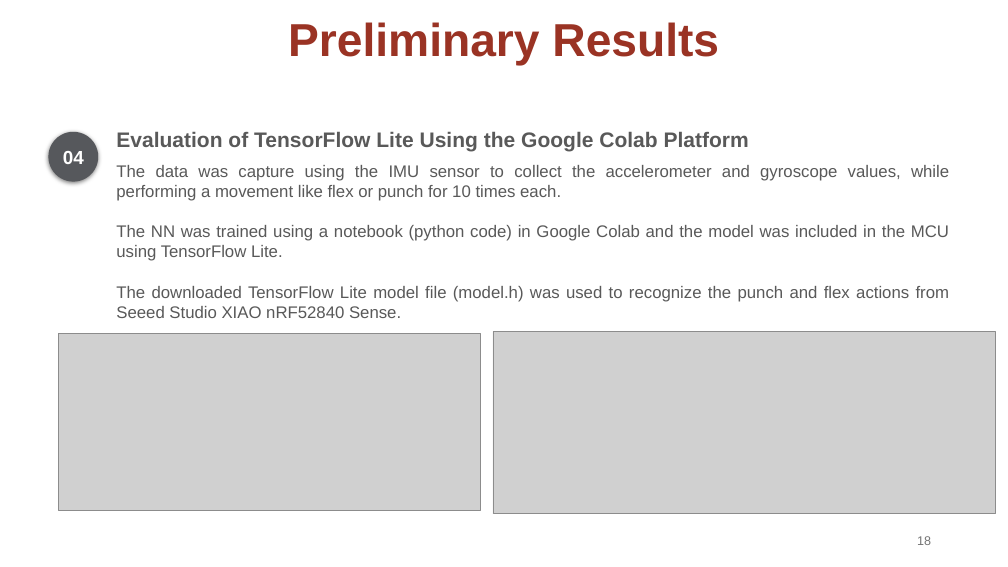
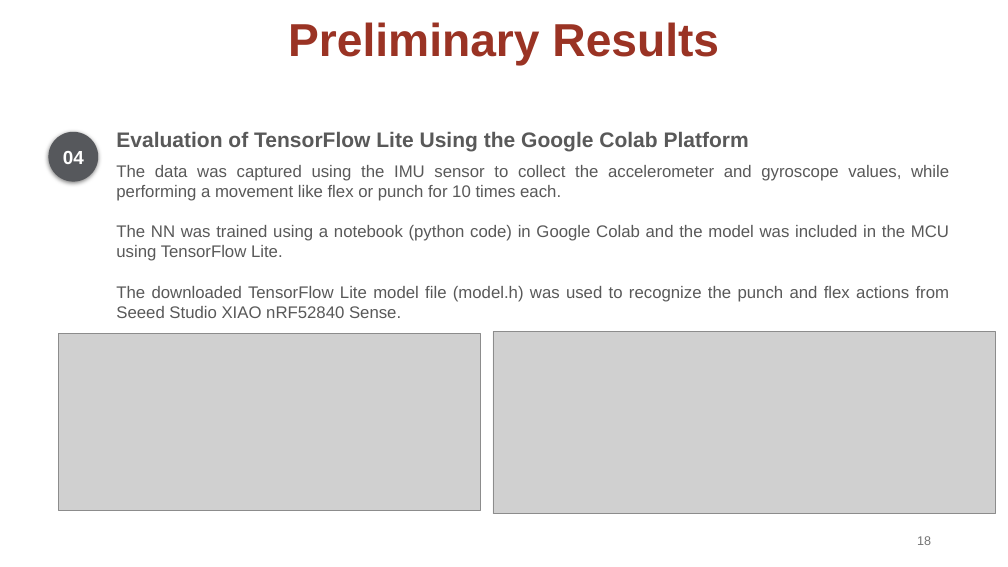
Before and after one commit to osduarte/TESE-MEIC-2324, a slide deck: slide 18 of Relatório intermédio/Apresentação intermédia da TESE_final.pptx. Drawn at 1008x567 pixels with LibreOffice and Linux fonts; fonts in the diff are those of the drawing; grey boxes stand for pictures. Boxes give left, top, right and bottom in pixels: in the first picture for what was removed or moved away, otherwise in the second. Text is boxed around its words. In the diff, an @@ line names an element or a change of style, - is before the commit and + after.

```diff
--- a/Relatório intermédio/Apresentação intermédia da TESE_final.pptx
+++ b/Relatório intermédio/Apresentação intermédia da TESE_final.pptx
@@ text at [116,165,949,201]: text changed @@
-The data was capture using the IMU sensor to collect the accelerometer and gyroscope values, while performing a movement like flex or punch for 10 times each.
+The data was captured using the IMU sensor to collect the accelerometer and gyroscope values, while performing a movement like flex or punch for 10 times each.
```
Also in this commit, not shown: 6 other slides changed, 1 other file.
